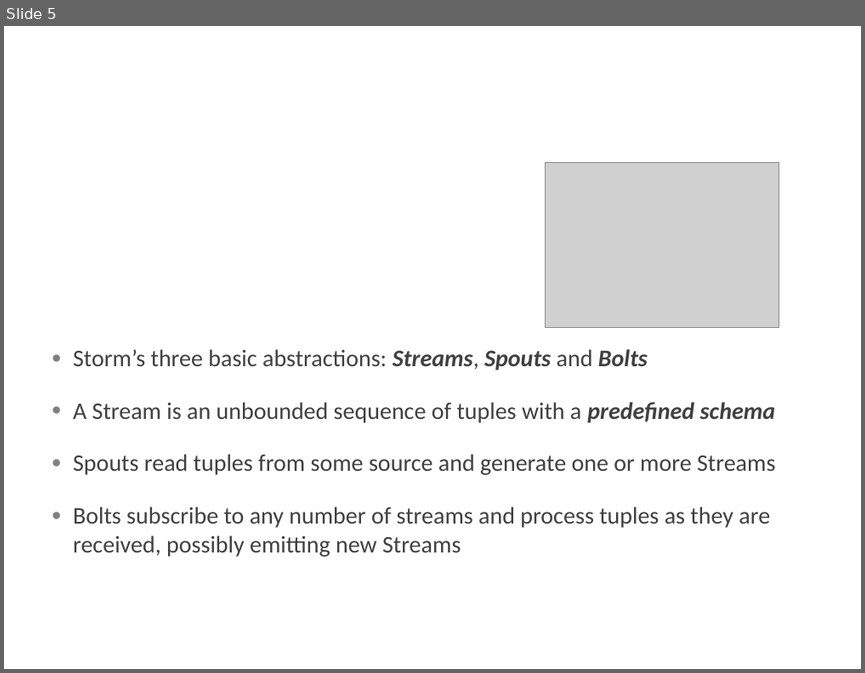
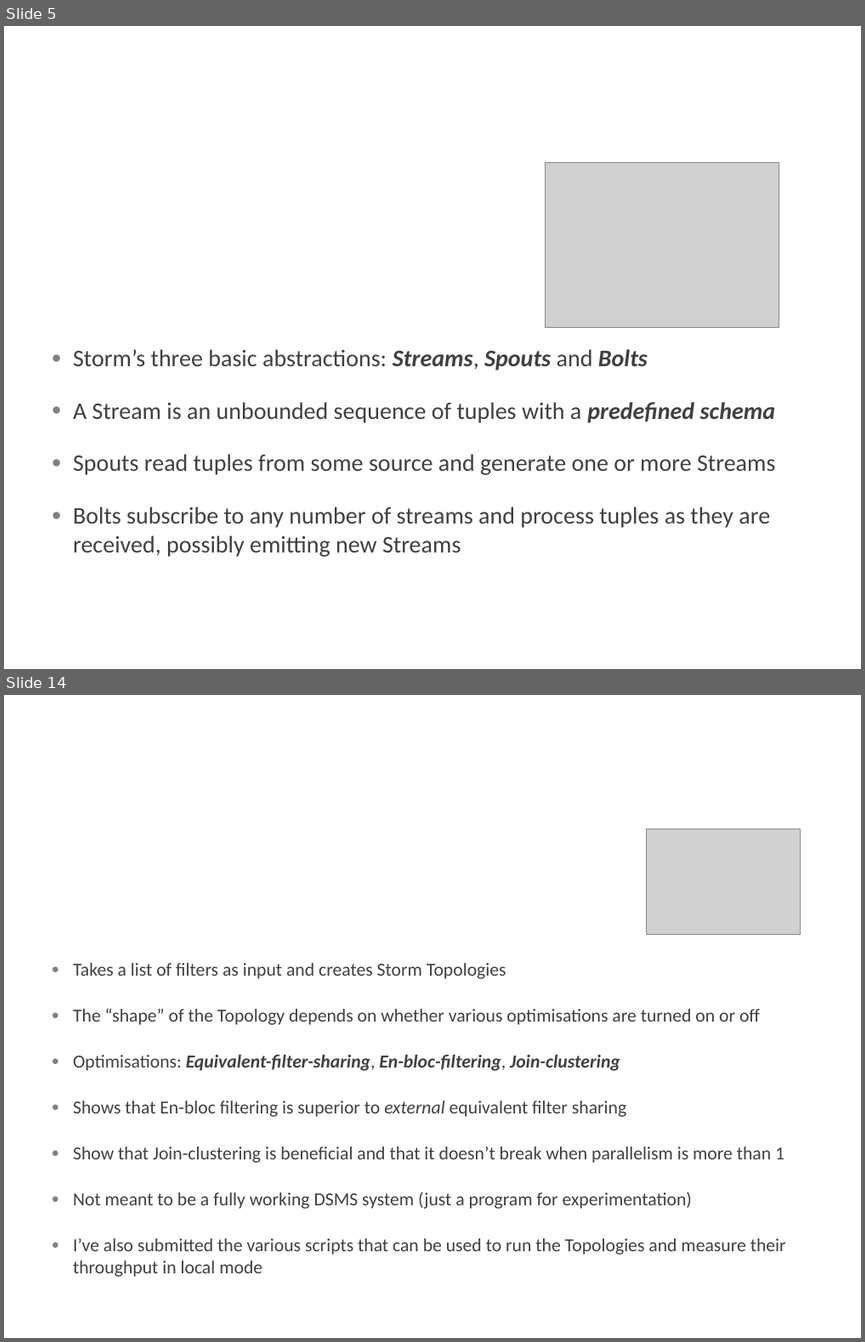
Before and after one commit to marinosm/reteonstorm, a slide deck: Presentation1.pptx. Shown one above the other, each under a label of ours: slide 5 before the commit, slides 5 and 14 after it; the slides between them are not shown. The pictures are 865x673 and 865x1342 pixels, drawn with LibreOffice and Linux fonts; fonts in the diff are those of the drawing; grey boxes stand for pictures; background and template pictures are left out. Boxes give left, top, right and bottom in pixels: in the first picture for what was removed or moved away, otherwise in the second. Text is boxed around its words. In the diff, an @@ line names an element or a change of style, - is before the commit and + after.

```diff
--- a/Presentation1.pptx
+++ b/Presentation1.pptx
@@ slide 14 added at [4, 695, 861, 1338], background picture (left out) @@
@@ picture added at [646, 828, 800, 934] @@
@@ text added at [73, 963, 786, 1276], 15.5 pt, text #404040 @@
+● Takes a list of filters as input and creates Storm Topologies
+● The “shape” of the Topology depends on whether various optimisations are turned on or off
+● Optimisations: Equivalent-filter-sharing, En-bloc-filtering, Join-clustering
+● Shows that En-bloc filtering is superior to external equivalent filter sharing
+● Show that Join-clustering is beneficial and that it doesn’t break when parallelism is more than 1
+● Not meant to be a fully working DSMS system (just a program for experimentation)
+● I’ve also submitted the various scripts that can be used to run the Topologies and measure their throughput in local mode
@@ title added at [73, 1009, 284, 1025], 36 pt, text #FFFFFF @@
+The delivered Topology Builder
```
Also in this commit, not shown: 1 slide changed, 7 other slides added, 1 other file.
